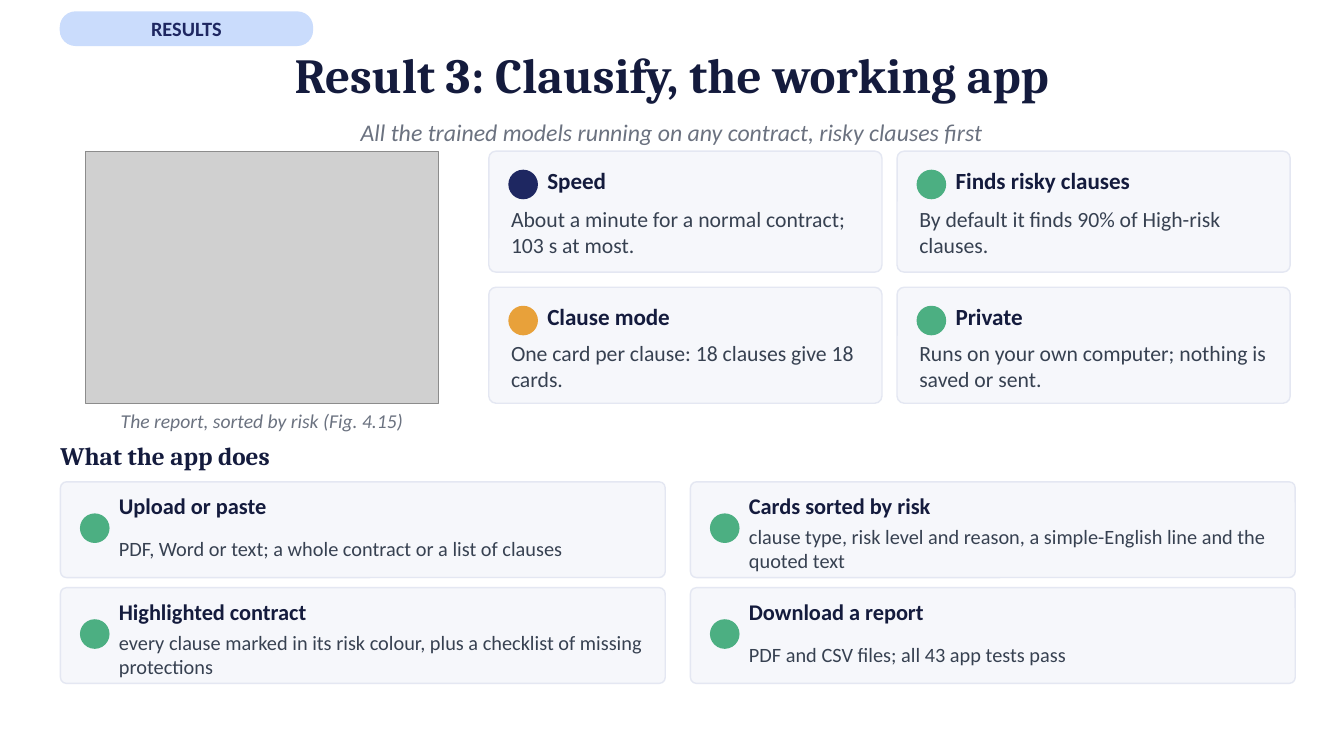
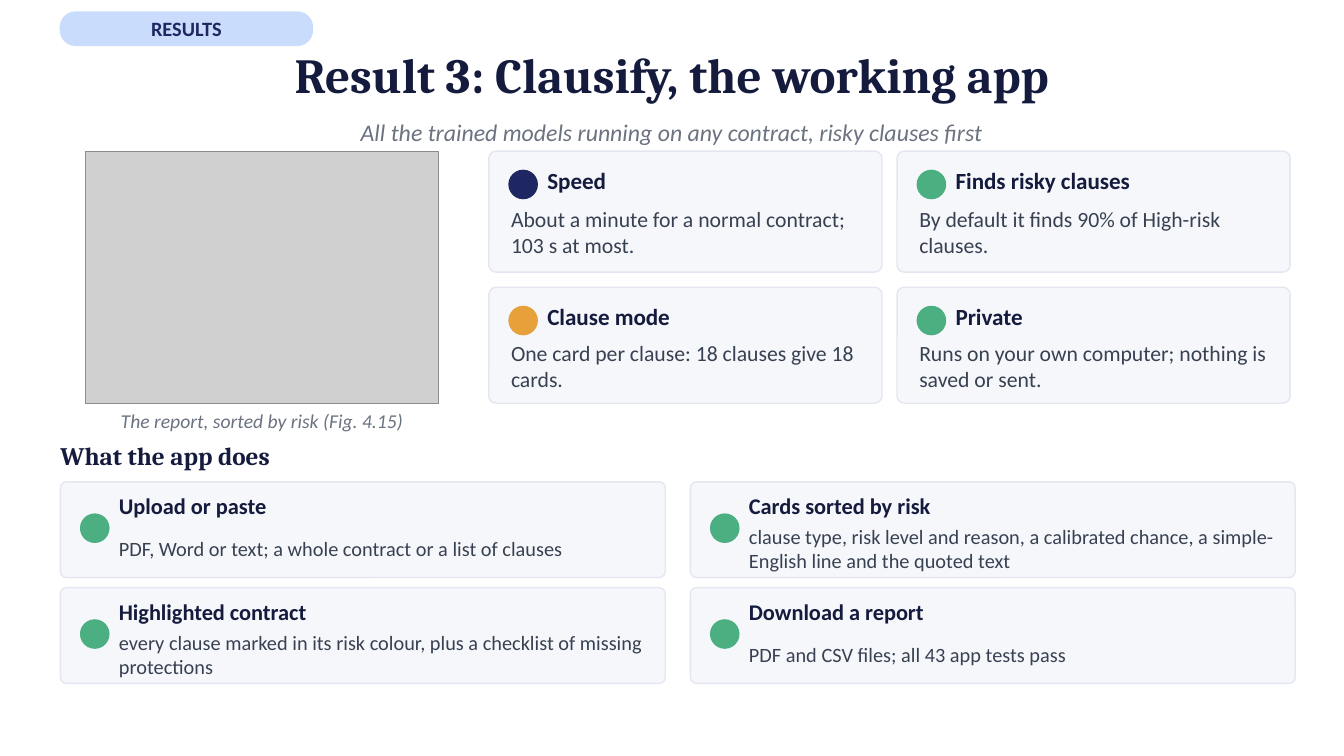
Before and after one commit to afnanmz168/clausify-p3, a slide deck: slide 14 of P25301051-p3-presentation-15-slides.pptx. Drawn at 1344x756 pixels with LibreOffice and Linux fonts; fonts in the diff are those of the drawing; grey boxes stand for pictures. Boxes give left, top, right and bottom in pixels: in the first picture for what was removed or moved away, otherwise in the second. Text is boxed around its words. In the diff, an @@ line names an element or a change of style, - is before the commit and + after.

```diff
--- a/P25301051-p3-presentation-15-slides.pptx
+++ b/P25301051-p3-presentation-15-slides.pptx
@@ text at bbox=[749, 530, 1274, 572]: text changed @@
-clause type, risk level and reason, a simple-English line and the quoted text
+clause type, risk level and reason, a calibrated chance, a simple-English line and the quoted text
```
Also in this commit, not shown: 3 other slides changed, 4 other files.
